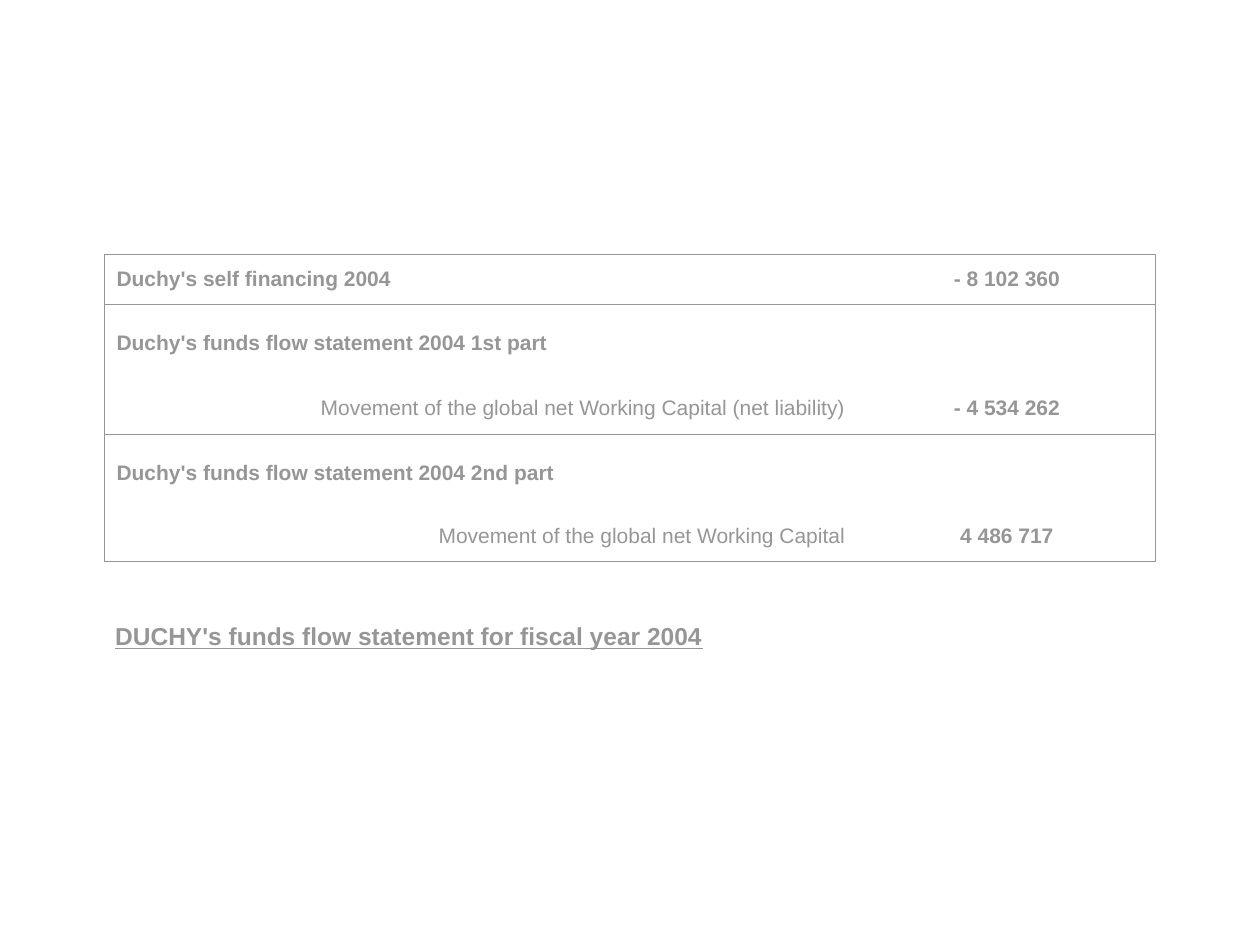
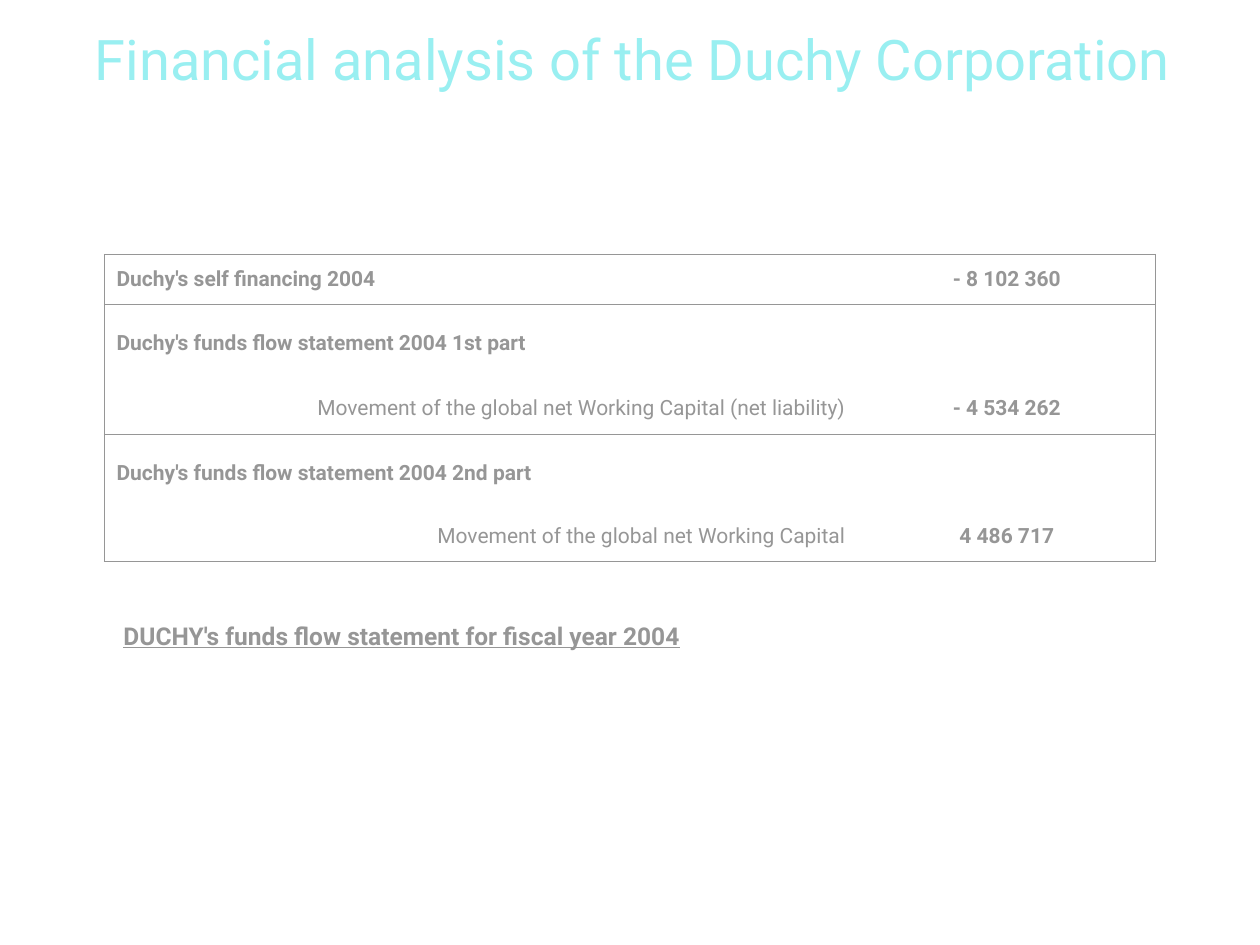
Before and after one commit to pngames/pavillon-noir, a slide deck: slide 13 of .others/tertiaire/tertiaire_finance.ppt. Drawn at 1260x945 pixels with LibreOffice and Linux fonts; fonts in the diff are those of the drawing; background and template pictures are left out. Boxes give left, top, right and bottom in pixels: in the first picture for what was removed or moved away, otherwise in the second. Text is boxed around its words. In the diff, an @@ line names an element or a change of style, - is before the commit and + after.

```diff
--- a/.others/tertiaire/tertiaire_finance.ppt
+++ b/.others/tertiaire/tertiaire_finance.ppt
@@ title added at (95, 37, 1170, 92), 32 pt, text #99EFF1 @@
+Financial analysis of the Duchy Corporation
@@ table at (105, 255, 1155, 562) @@
@@ font Arial to Roboto @@
@@ text "DUCHY's funds flow statement for ...": place and size @@
-text "DUCHY's funds flow statement for ..." at (115, 627, 702, 650)
+text "DUCHY's funds flow statement for ..." at (123, 626, 679, 650)
@@ text "DUCHY's funds flow statement for ..." at (123, 626, 679, 650): font Arial to Roboto @@
```
Also in this commit, not shown: 13 other slides changed, 1 slide added, 1 slide removed.
